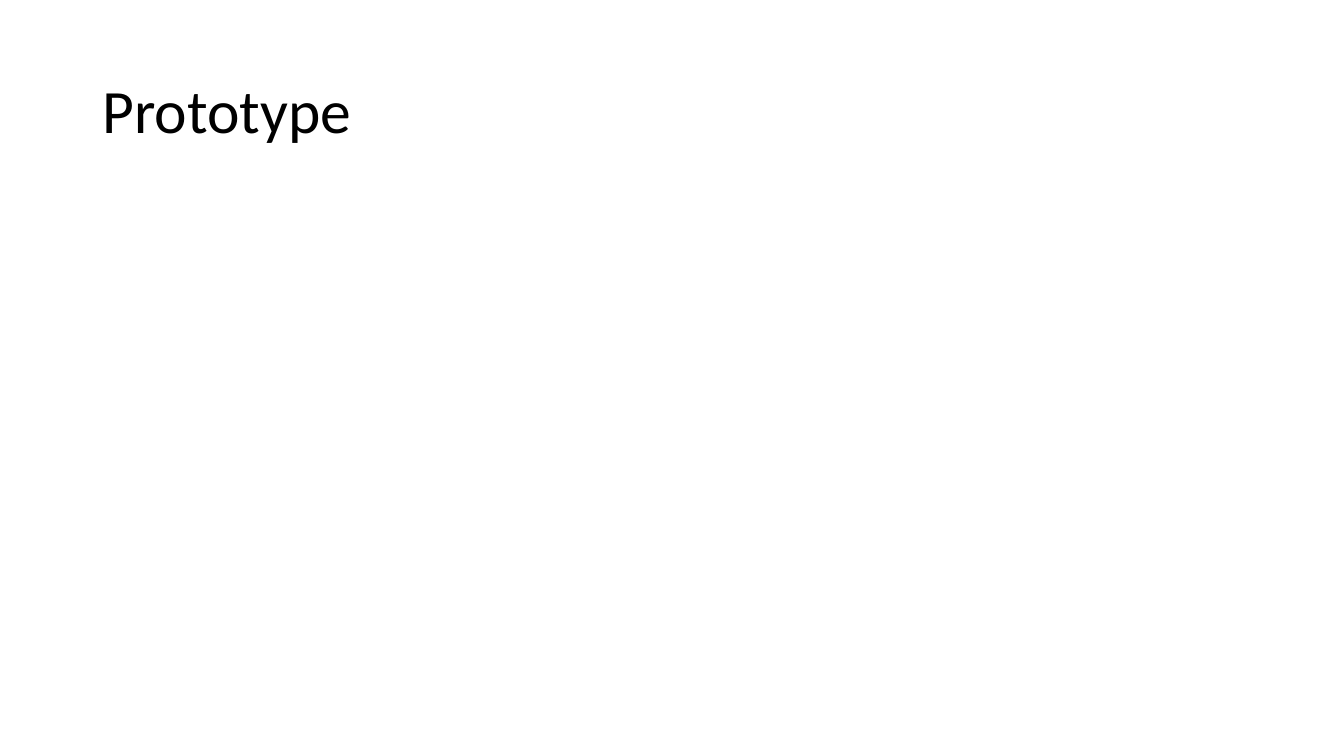
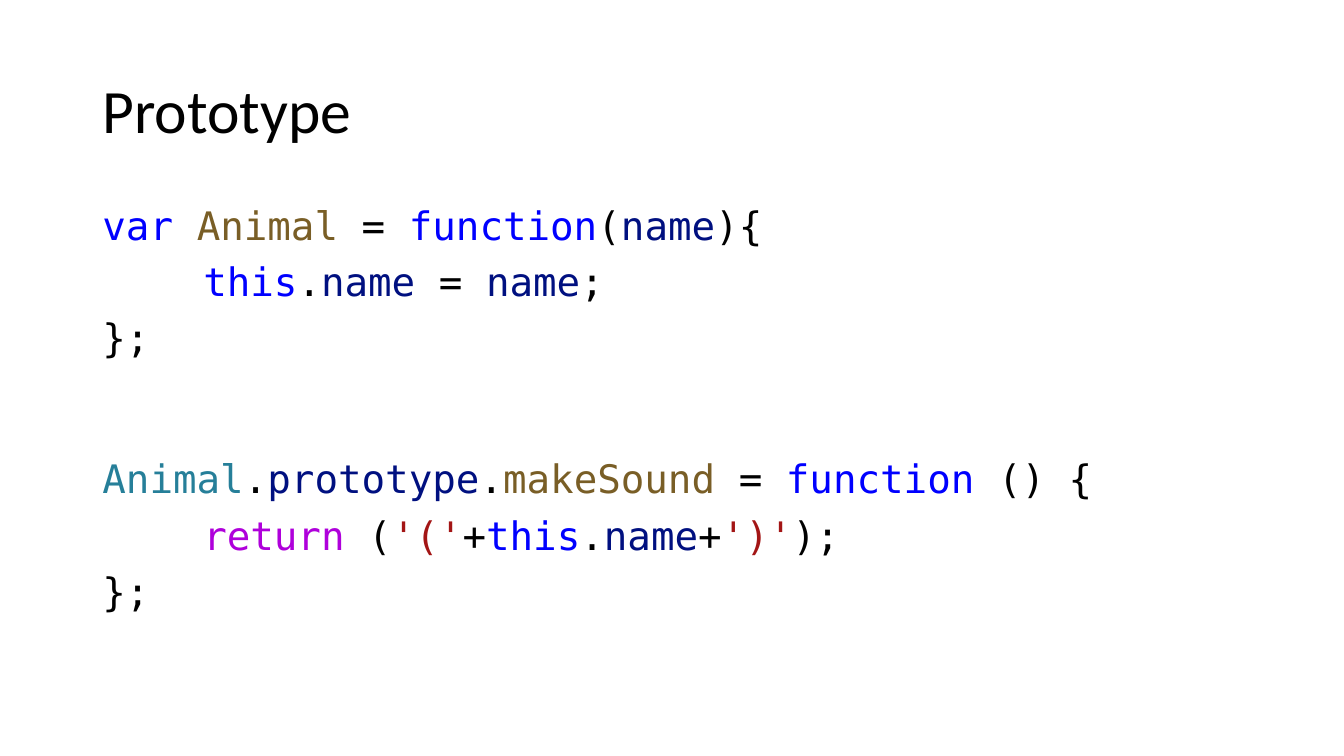
Before and after one commit to dankrz/JsTraining, a slide deck: slide 19 of JsTraining-presentation/JS Training.pptx. Drawn at 1344x756 pixels with LibreOffice and Linux fonts; fonts in the diff are those of the drawing. Boxes give left, top, right and bottom in pixels: in the first picture for what was removed or moved away, otherwise in the second. Text is boxed around its words. In the diff, an @@ line names an element or a change of style, - is before the commit and + after.

```diff
--- a/JsTraining-presentation/JS Training.pptx
+++ b/JsTraining-presentation/JS Training.pptx
@@ text added at <box>102,210,974,556</box>, 28 pt, text #0000FF @@
+var Animal = function(name){
+this.name = name;
+};
+Animal.prototype.makeSound = function () {
+return ('('+this.name+')');
+};
```
Also in this commit, not shown: 3 other slides changed, 1 slide added, 1 slide removed, 1 other file.
